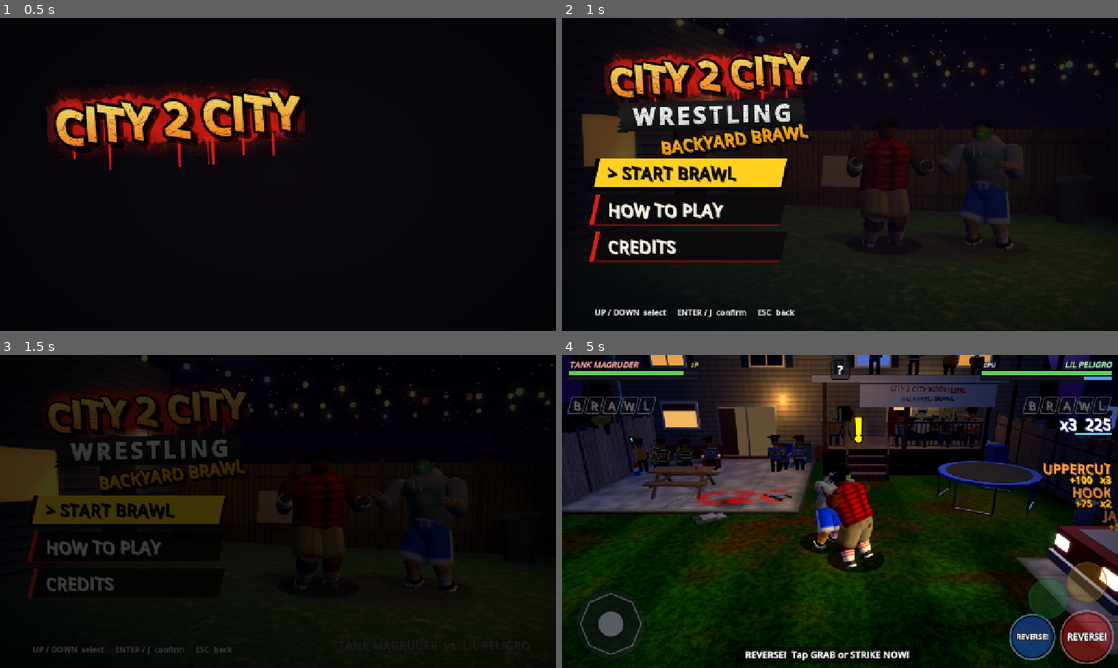
Above: before the commit, frames 1-4 (two rows, left to right).
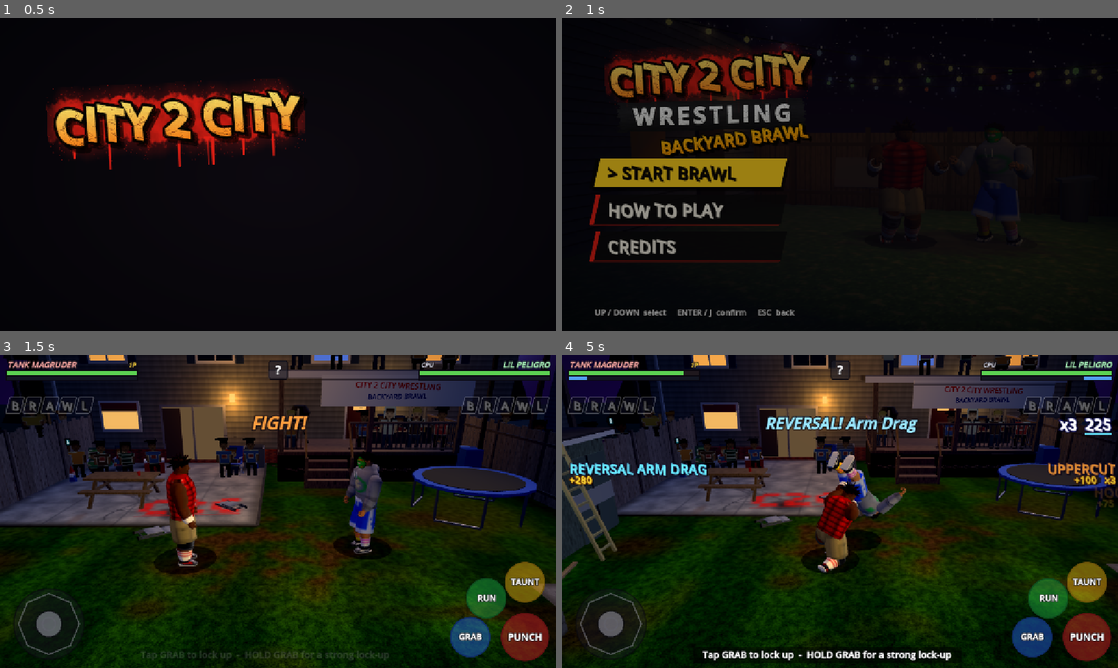
Above: after the commit, the same moments.

Repository: mygoodvibes24/turnbuckle-thunder
Game: Godot game, scene res://title.tscn
Two runs of this game, one before a commit and one after it. Both use one fixed random seed, a clock stepped at 60 frames per second and the inputs below.
Inputs (mouse positions are in pixels of both pictures, inside the frame that each line leads up to):
- Up to frame 1 (0.5 s): no input
- Up to frame 2 (1 s): tap Enter at 0.5 s; move the mouse to (962, 158) at 0.52 s; hold D from 0.53 s (still down); tap J at 0.6 s; click (962, 158) at 0.67 s; tap Space at 0.77 s
- Up to frame 3 (1.5 s): tap Space at 1.07 s; release D at 1.25 s; click "> START BRAWL" at 1.25 s
- Up to frame 4 (5 s): drag from (728, 527) to (812, 574) at 2.02 s; move the mouse to (895, 442) at 2.77 s; hold D (move_right) 2.78-3.5 s; tap L (run) at 2.85 s; drag from (812, 574) to (673, 464) at 3.52 s; move the mouse to (1006, 558) at 4.27 s; hold A (move_left) from 4.28 s (still down); tap Z at 4.35 s

Frame 1 is identical in both runs. In frame 2, 14% of the frame differs, in the area x 3-100%, y 0-98%; in frame 3, 60%, in the area x 0-100%, y 0-100%; in frame 4, 44%.

Commit message:
Title screen: real-time input lock, reframe camera, dimmer house window
Co-Authored-By: Claude Opus 5.5 <noreply@anthropic.com>
Claude-Session: https://claude.ai/code/session_01RUyHYSJkGGGZ1s8BonUfiU

Diff:
--- a/scripts/title.gd
+++ b/scripts/title.gd
@@ -192,7 +192,7 @@
 	frames += 1
 	var dt := minf(delta, 1.0 / 20.0)  # loading hitches pause the animation instead of skipping it
 	t += dt
-	input_lock = maxf(0.0, input_lock - dt)
+	input_lock = maxf(0.0, input_lock - delta)  # real time: slow frames must not eat inputs
 
 	# Headless (CI smoke test): run through the title, then into the match, so the
 	# match code keeps getting exercised by "Check for script errors".
@@ -366,7 +366,7 @@
 	if phase == Phase.INTRO:
 		_finish_logo_intro()
 	phase = Phase.MENU
-	input_lock = 0.3
+	input_lock = 0.2
 	shake = maxf(shake, 0.6)
 	_snd("big_thud", -4.0)
 	_snd("cheer_small", -10.0)
@@ -451,7 +451,7 @@
 func _open_panel(key: String) -> void:
 	phase = Phase.PANEL
 	open_panel = key
-	input_lock = 0.25
+	input_lock = 0.15
 	dim.visible = true
 	dim.modulate.a = 0.0
 	for k: String in panels:
@@ -467,7 +467,7 @@
 func _close_panel() -> void:
 	phase = Phase.MENU
 	open_panel = ""
-	input_lock = 0.2
+	input_lock = 0.12
 	dim.visible = false
 	_snd("whoosh", -8.0)
 
@@ -529,7 +529,7 @@
 		return
 	var c := Vector3(0.05, 1.0, -0.05)
 	var yaw := 0.2 + 0.32 * sin(t * 0.11)
-	var dist := 4.7 + 0.45 * sin(t * 0.07 + 1.0)
+	var dist := 5.1 + 0.45 * sin(t * 0.07 + 1.0)
 	var hgt := 1.15 + 0.25 * sin(t * 0.09 + 0.4)
 	# A slow dolly in while the logo lands.
 	dist += 2.5 * (1.0 - _smooth(t / 4.0))
@@ -538,7 +538,7 @@
 	# Push the wrestlers to the right half of the screen (the logo / menu is on the left).
 	var vp := get_viewport().get_visible_rect().size
 	var aspect := vp.x / maxf(vp.y, 1.0)
-	camera.h_offset = -1.05 * clampf(aspect / 1.7778, 0.8, 1.4) * (dist / 4.7)
+	camera.h_offset = -1.3 * clampf(aspect / 1.7778, 0.8, 1.4) * (dist / 5.1)
 	var s := shake * shake
 	camera.v_offset = randf_range(-1.0, 1.0) * 0.05 * s
 	camera.h_offset += randf_range(-1.0, 1.0) * 0.05 * s
@@ -779,7 +779,7 @@
 	var siding := _tex_mat(_siding_tex(), Color(0.85, 0.85, 0.9), Vector3(6, 6, 1))
 	_quad(Vector2(6.0, 4.2), Vector3(-5.2, 2.1, -0.6), siding, PI / 2)
 	_box(Vector3(0.1, 2.1, 1.0), Vector3(-5.15, 1.05, -1.4), _mat(Color(0.22, 0.17, 0.13)))   # back door
-	var win := _quad(Vector2(1.1, 0.8), Vector3(-5.14, 1.65, 0.8), _mat(Color(1.0, 0.72, 0.38), true, 1.1), PI / 2)
+	var win := _quad(Vector2(0.9, 0.7), Vector3(-5.14, 1.7, 0.6), _mat(Color(0.8, 0.5, 0.25), true, 0.45), PI / 2)
 	win.cast_shadow = GeometryInstance3D.SHADOW_CASTING_SETTING_OFF
 	_box(Vector3(0.16, 0.22, 0.16), Vector3(-5.06, 2.45, -2.1), _mat(Color(1.0, 0.85, 0.55), true, 3.0))
 	_glow(Vector3(-4.95, 2.45, -2.1), 1.3, Color(1.0, 0.7, 0.4, 0.55))
@@ -807,7 +807,7 @@
 	world.add_child(can)
 	var lid := _box(Vector3(0.66, 0.06, 0.66), Vector3(2.6, 0.88, -2.9), can_m)
 	lid.rotation.z = 0.12
-	var table := _box(Vector3(1.8, 0.75, 0.05), Vector3(-1.9, 0.9, -3.35), _mat(Color(0.75, 0.73, 0.68)))
+	var table := _box(Vector3(1.8, 0.75, 0.05), Vector3(-1.9, 0.9, -3.35), _mat(Color(0.45, 0.44, 0.42)))
 	table.rotation.x = -0.25
 	var chair_m := _mat(Color(0.2, 0.42, 0.55))
 	_box(Vector3(0.55, 0.06, 0.5), Vector3(3.6, 0.42, -1.4), chair_m, 0.5)
